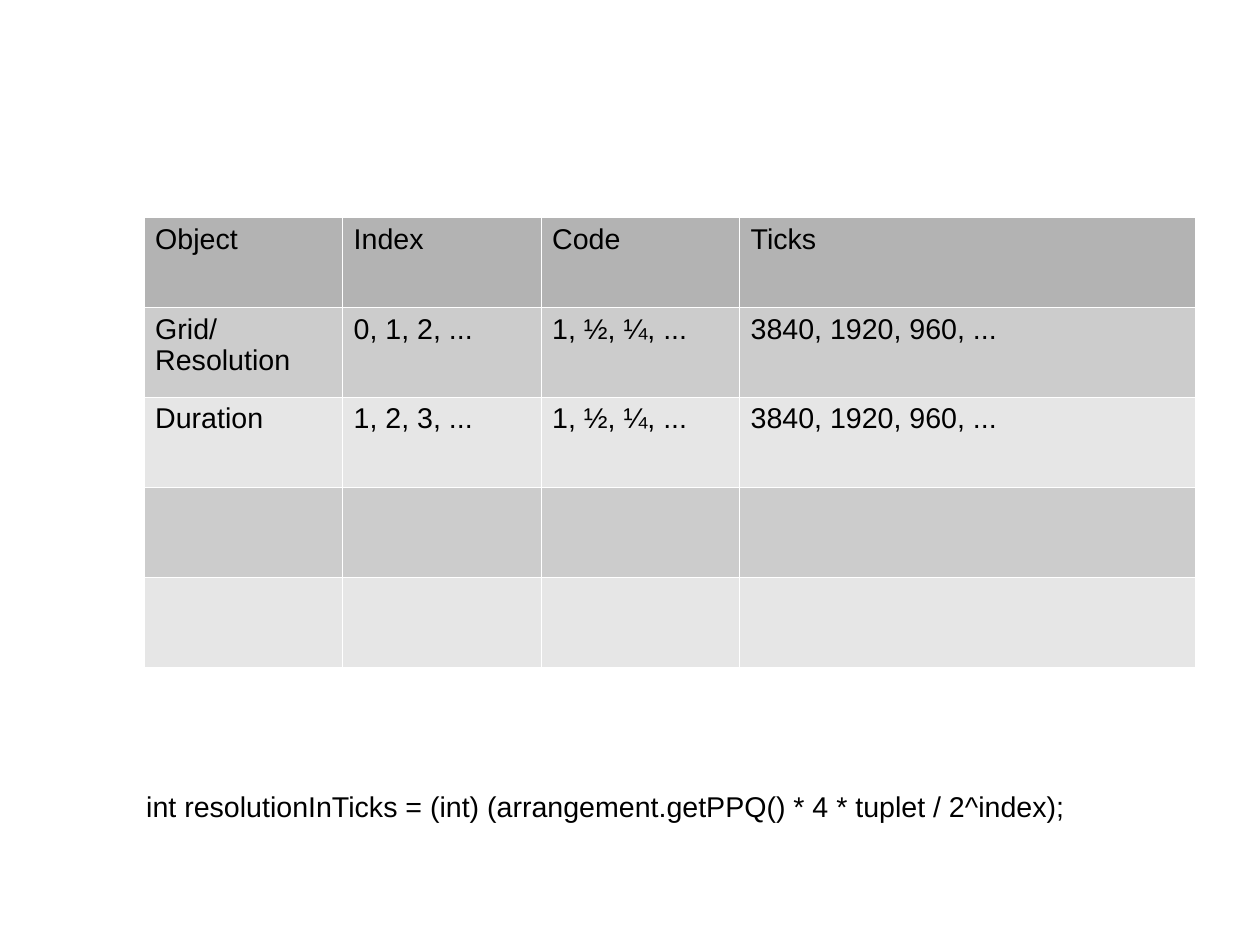
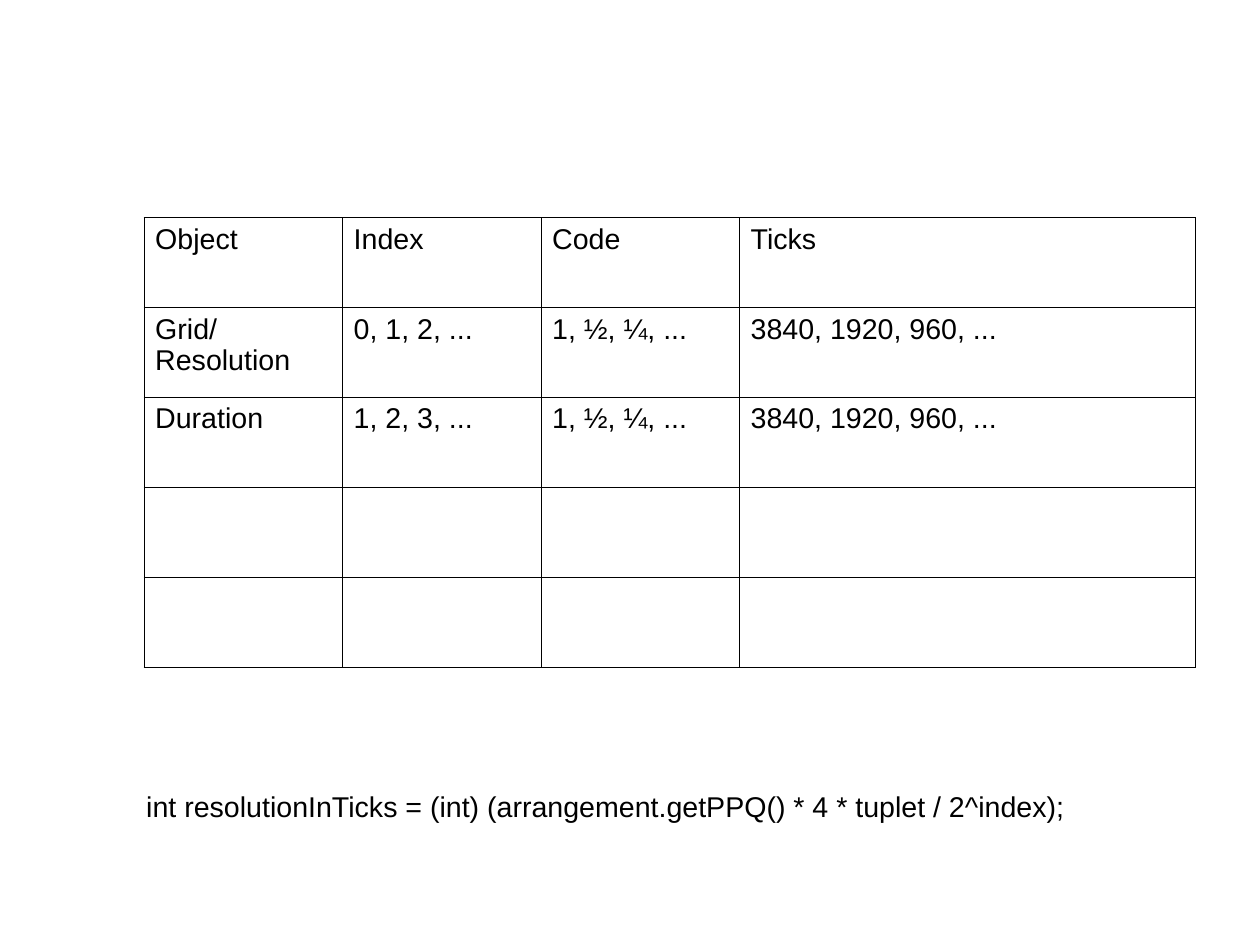
Before and after one commit to jwuert/score, a slide deck: slide 5 of doc/score.odp. Drawn at 1260x945 pixels with LibreOffice and Linux fonts; fonts in the diff are those of the drawing. Boxes give left, top, right and bottom in pixels: in the first picture for what was removed or moved away, otherwise in the second. Text is boxed around its words. In the diff, an @@ line names an element or a change of style, - is before the commit and + after.

```diff
--- a/doc/score.odp
+++ b/doc/score.odp
@@ table at <box>144,217,1197,668</box> @@
@@ fill #B3B3B3 to none in row 1 @@
@@ fill #CCCCCC to none in row 2 @@
@@ fill #E6E6E6 to none in row 3 @@
@@ borders changed @@
```
Also in this commit, not shown: 2 slides added, 13 other files.
